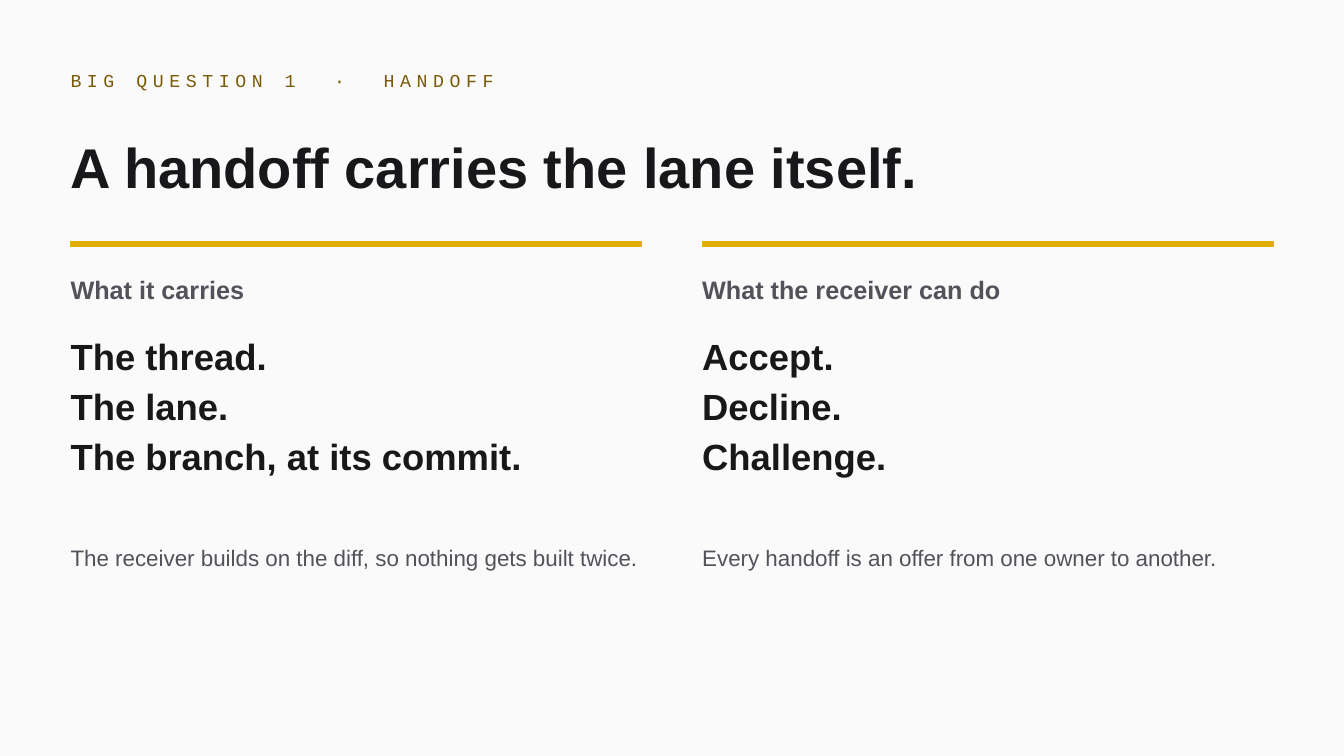
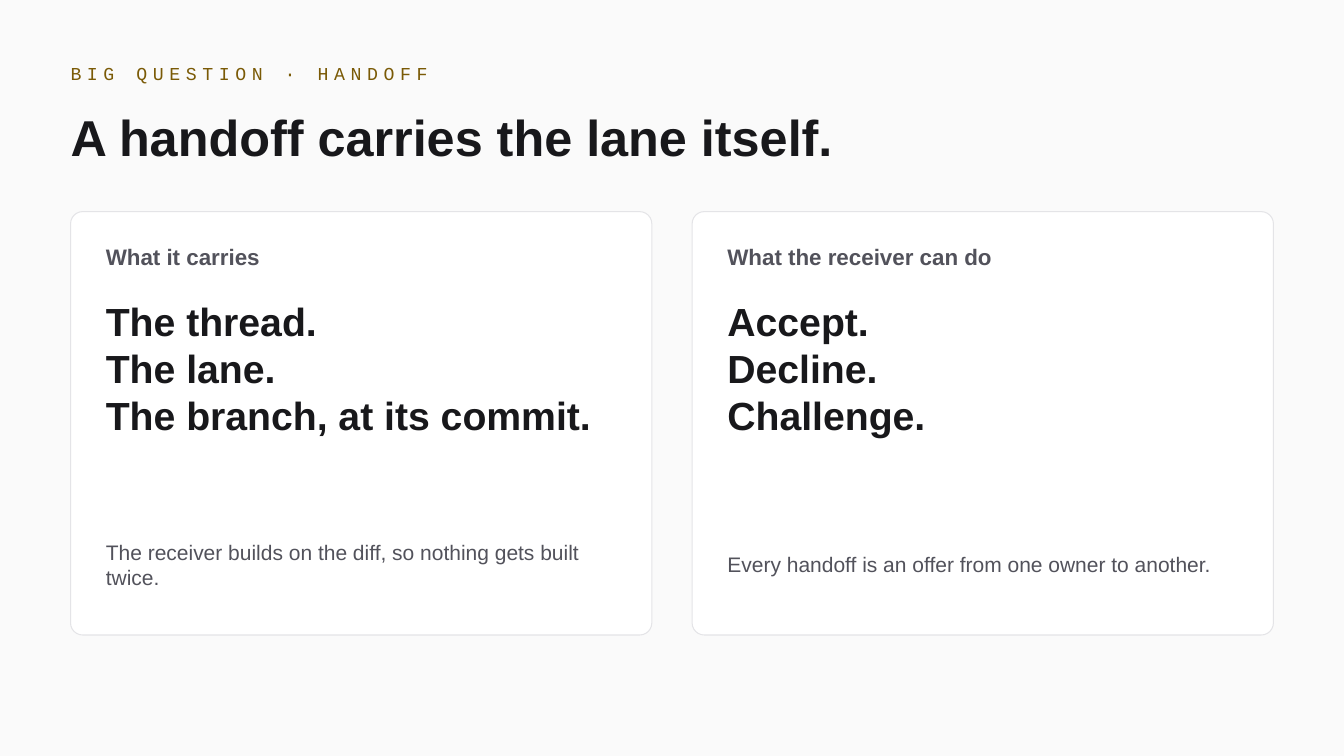
Before and after one commit to musterd-io/musterd, a slide deck: slide 7 of docs/demo/multiplayer-ai-2026-10-01/deck.pptx. Drawn at 1344x756 pixels with LibreOffice and Linux fonts; fonts in the diff are those of the drawing. Boxes give left, top, right and bottom in pixels: in the first picture for what was removed or moved away, otherwise in the second. Text is boxed around its words. In the diff, an @@ line names an element or a change of style, - is before the commit and + after.

```diff
--- a/docs/demo/multiplayer-ai-2026-10-01/deck.pptx
+++ b/docs/demo/multiplayer-ai-2026-10-01/deck.pptx
@@ text at (71,68,428,84): text changed @@
-BIG QUESTION 1 · HANDOFF
+BIG QUESTION · HANDOFF
@@ text "A handoff carries the lane ...": place and size @@
-text "A handoff carries the lane ..." at (71,147,917,189)
+text "A handoff carries the lane ..." at (71,119,832,157)
@@ text "A handoff carries the lane ..." at (71,119,832,157): size 40 to 36 pt @@
@@ rounded rectangle added at (71,212,652,635), fill #FFFFFF, outline #E4E4E7 0.75 pt @@
@@ text "What it carries": place and size @@
-text "What it carries" at (71,280,244,299)
+text "What it carries" at (106,249,259,265)
@@ text "What it carries" at (106,249,259,265): size 18 to 16 pt @@
@@ rounded rectangle added at (693,212,1274,635), fill #FFFFFF, outline #E4E4E7 0.75 pt @@
@@ text "What the receiver can do" at (727,249,991,265): size 18 to 16 pt @@
@@ text "What the receiver can do": place and size @@
-text "What the receiver can do" at (702,280,1001,299)
+text "What the receiver can do" at (727,249,991,265)
@@ rectangle removed at (71,242,642,246) @@
@@ rectangle removed at (703,242,1274,246) @@
@@ text "The thread.": place and size @@
-text "The thread." at (71,343,522,476)
+text "The thread." at (106,307,591,436)
@@ text "The thread." at (106,307,591,436): size 26 to 28 pt; line spacing 1.15 to 1 @@
@@ text "Accept." at (727,309,925,438): size 26 to 28 pt; line spacing 1.15 to 1 @@
@@ text "Accept.": place and size @@
-text "Accept." at (702,345,886,478)
+text "Accept." at (727,309,925,438)
@@ text "The receiver builds on the ...": place and size @@
-text "The receiver builds on the ..." at (71,550,637,571)
+text "The receiver builds on the ..." at (106,545,578,585)
@@ text "The receiver builds on the ..." at (106,545,578,585): size 16 to 15 pt; vertical alignment top to middle @@
@@ text "Every handoff is an offer ..." at (727,557,1211,577): size 16 to 15 pt; vertical alignment top to middle @@
@@ text "Every handoff is an offer ...": place and size @@
-text "Every handoff is an offer ..." at (702,550,1217,571)
+text "Every handoff is an offer ..." at (727,557,1211,577)
```
Also in this commit, not shown: 2 other slides changed, 7 slides added, 7 slides removed.
